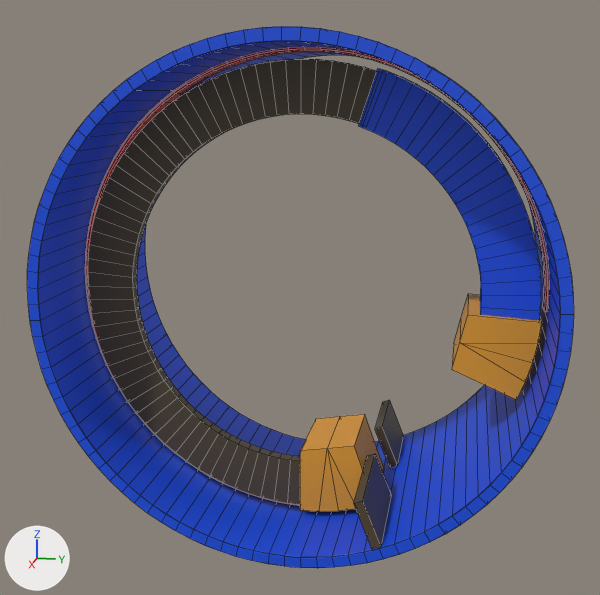
Two versions of the FBX model Content/MOdels/LevelDesign/level_3_combined.fbx, one commit apart.
One viewpoint serves both versions: a camera (50 mm lens) standing at (37.1, 6.9, 8.6) and looking at (0.2, -0.5, -0.6). Arrows for +X, +Y and +Z are at lower left; the lights stay in place. The picture after the commit comes second. Mesh edges are drawn as thin lines.

The first picture shows 'level_3_main', 'level_3_pushable'.
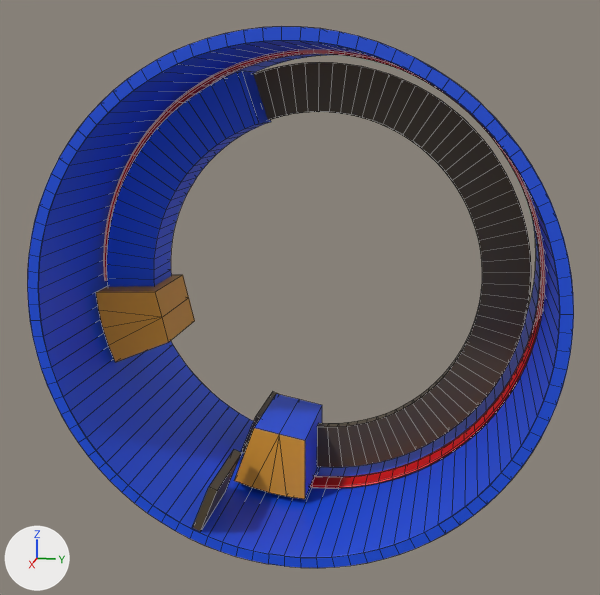
Commit message: level 3 fix

Where the change shows, as pixel boxes (x1, y1, x2, y2) in the pictures (600 x 595 px; the box of a moved part takes in the faces that stretch with it):
'level_3_pushable', reshaped: before (88, 59, 542, 511); after (96, 62, 531, 499)
part 1 of me_mesh, moved or reshaped: before (88, 59, 377, 505); after (253, 62, 531, 467)
part 2 of me_mesh, moved or reshaped: before (452, 294, 542, 400); after (96, 275, 195, 362)
part 3 of me_mesh, moved or reshaped: before (300, 414, 384, 511); after (234, 394, 322, 499)
part 4 of me_mesh, added (blue): after (106, 71, 271, 287)
part 5 of me_mesh, deleted: before (359, 69, 541, 320)
part 6 of me_plane_001, moved or reshaped: before (354, 454, 392, 549); after (242, 391, 278, 453)
part 7 of me_plane_001, moved or reshaped: before (375, 400, 404, 468); after (192, 449, 241, 532)
part 8 of me_plane_001, moved or reshaped: before (85, 47, 549, 506); after (103, 50, 545, 488)
part 9 of me_plane_001, moved or reshaped: (27, 26, 574, 568) in both

The edits, one by one:
me_plane_001 has 1416 vertices, 1406 faces and spans x -6.0..6.0, y -11.0..11.0, z -11.0..11.0.
me_plane_001 is used by ob_level_3_main; location (0.0, 0.0, 0.0).
me_plane_001 part 6: the loose piece of 8 vertices spanning x 1.2..5.9, y 2.9..4.1, z -9.8..-7.6 is scaled about its middle by (-0.807, -1, 1), then moved by (-7.6, -7.0, 0.0).
me_plane_001 part 7: the loose piece of 8 vertices spanning x -5.9..-2.0, y 2.9..4.1, z -9.8..-7.6 is turned -180 degrees about the z axis through the mesh origin.
me_plane_001 part 8: the loose piece of 632 vertices spanning x 0.4..1.6, y -10.5..10.5, z -10.5..10.5 is turned -180 degrees about the z axis through the mesh origin.
me_plane_001 part 9: the loose piece of 768 vertices spanning x -6.0..6.0, y -11.0..11.0, z -11.0..11.0 is turned -180 degrees about the z axis through its middle.
me_mesh is used by ob_level_3_pushable; location (0.0, 0.0, 0.0).
me_mesh had 355 vertices, 348 faces and spanned x -1.4..2.7, y -10.0..10.2, z -10.2..10.0.
me_mesh now has 354 vertices, 348 faces and spans x -3.3..1.4, y -10.2..10.0, z -10.2..10.0.
me_mesh part 1: the loose piece of 226 vertices spanning x 1.8..2.3, y -10.0..3.5, z -10.0..10.0 is turned -180 degrees about the z axis through the mesh origin.
me_mesh part 2: the loose piece of 16 vertices spanning x -1.2..2.7, y 6.6..10.2, z -4.0..-0.4 is turned -180 degrees about the z axis through the mesh origin.
me_mesh part 3: the loose piece of 16 vertices spanning x -1.4..2.5, y 0.0..3.5, z -10.2..-6.8 is scaled about its middle by (-1.2, -1, 1), then moved by (-1.5, -3.5, 0.0).
me_mesh part 4: a new loose piece of 96 vertices spanning x -2.4..0.0, y -10.1..-2.4, z -1.6..9.6, in mat_mi_barrelmain (blue #1451e7).
me_mesh part 5: the loose piece of 97 vertices spanning x -0.2..2.4, y 2.4..10.1, z -1.6..9.6 is deleted.
